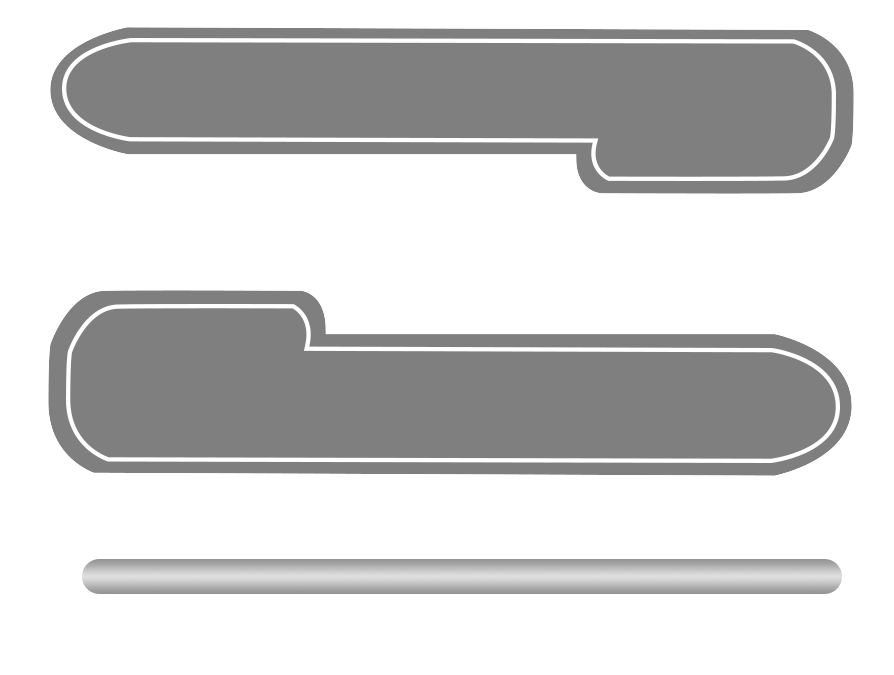
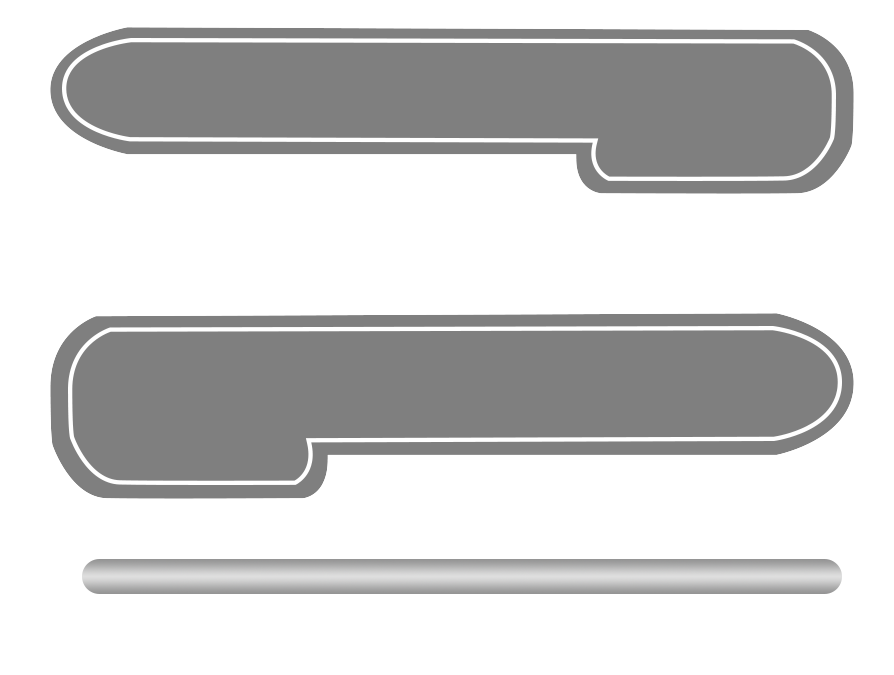
Layers edited between the first and the second 894×675 image:
painted on "Shape 1 copy" (2nd of 2, in "Player") over box(66, 304, 842, 485)
painted on "Shape 1" (2nd of 2, in "Player") over box(48, 290, 854, 499)
painted on "Layer 2" (2nd of 2, in "Player") over box(48, 290, 854, 499)
